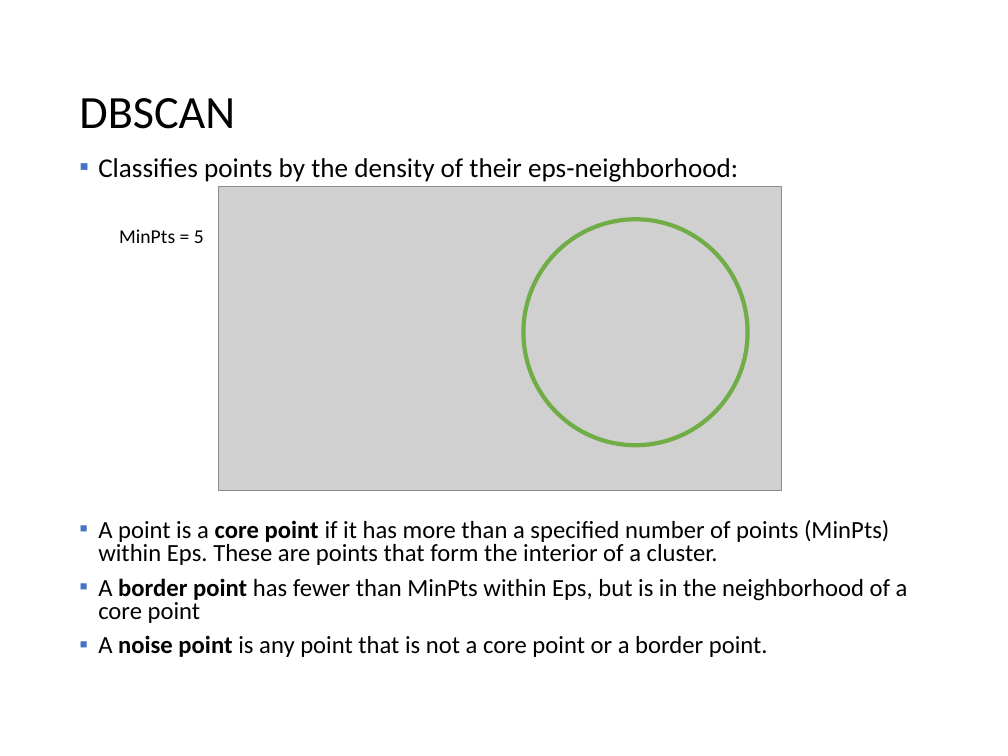
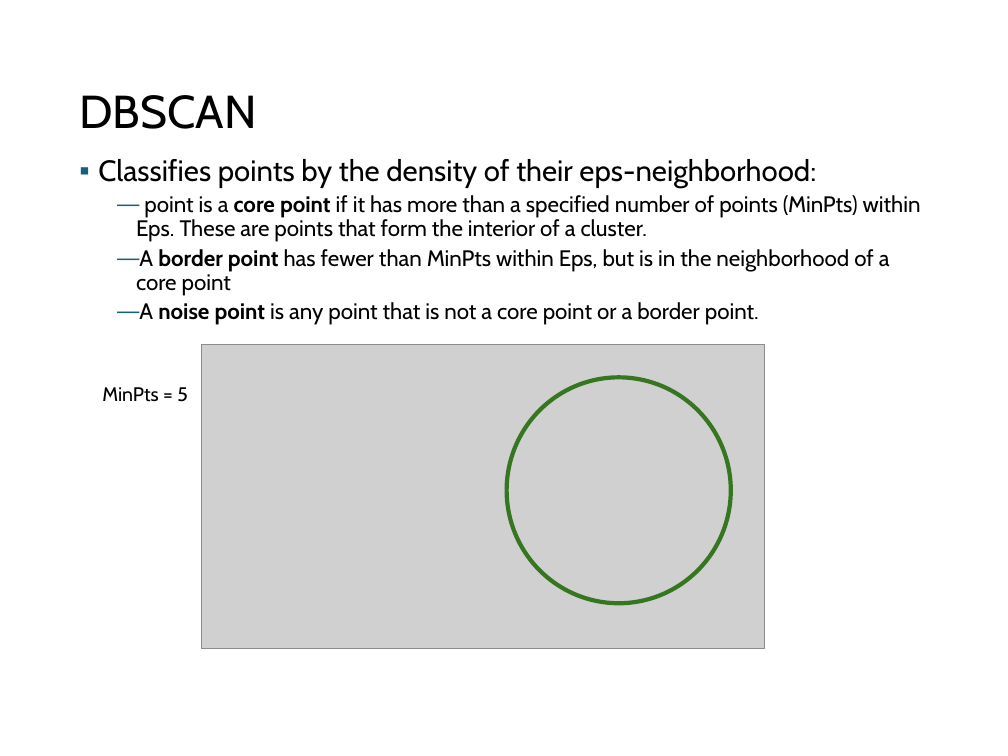
Before and after one commit to mhahsler/Introduction_to_Data_Mining_R_Examples, a slide deck: slide 61 of slides/chap7_basic_cluster_analysis.pptx. Drawn at 1008x756 pixels with LibreOffice and Linux fonts; fonts in the diff are those of the drawing; grey boxes stand for pictures. Boxes give left, top, right and bottom in pixels: in the first picture for what was removed or moved away, otherwise in the second. Text is boxed around its words. In the diff, an @@ line names an element or a change of style, - is before the commit and + after.

```diff
--- a/slides/chap7_basic_cluster_analysis.pptx
+++ b/slides/chap7_basic_cluster_analysis.pptx
@@ title "DBSCAN" at (79, 95, 256, 129): font Calibri to Cabin @@
@@ text at (98, 159, 890, 325): size 19.4 to 21 pt in "Classifies points by the density of their ..."; font Calibri to Cabin in "Classifies points by the density of their ...", "A border point has fewer than MinPts ...", "A noise point is any point that ..."; size 17.6 to 16 pt in "A border point has fewer than MinPts ...", "A noise point is any point that ..."; line spacing 0.8 to 0.9; bullet colour #4472C4 to #156082; bullet ▪ to —; list level 1 to 2 in "A border point has fewer ..."; list level 1 to 2 in "A noise point is any ..." @@
@@ text at (136, 195, 921, 242): text changed; size 17.6 to 16 pt; font Calibri to Cabin @@
-▪ A point is a core point if it has more than a specified number of points (MinPts) within Eps. These are points that form the interior of a cluster.
+  — point is a core point if it has more than a specified number of points (MinPts) within Eps. These are points that form the interior of a cluster.
@@ picture: place and size @@
-picture at (219, 186, 781, 491)
+picture at (202, 345, 764, 649)
@@ text "MinPts = 5" at (102, 387, 188, 402): font Calibri to Cabin @@
@@ text "MinPts = 5": place and size @@
-text "MinPts = 5" at (119, 229, 204, 243)
+text "MinPts = 5" at (102, 387, 188, 402)
@@ ellipse: place and size @@
-ellipse at (523, 220, 747, 446)
+ellipse at (507, 377, 731, 603)
@@ ellipse at (507, 377, 731, 603): outline #70AD47 3 pt to #377620 3 pt @@
```
Also in this commit, not shown: 94 other slides changed, 1 other file.
